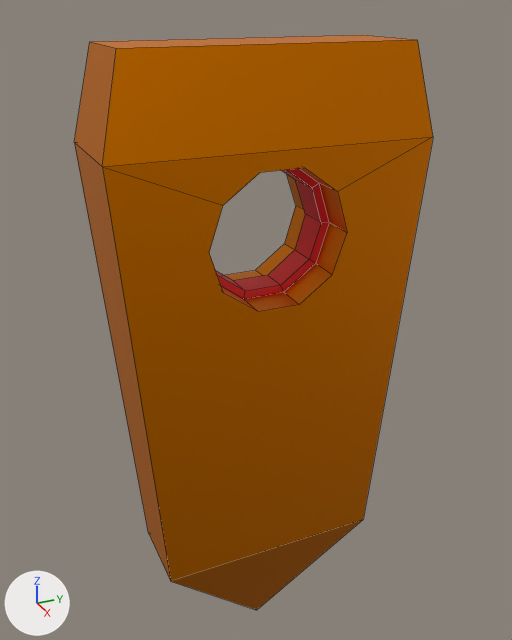
An edit to the Blender file Unity/Astral Codex/Assets/stationv2.blend, drawn before and after from the same camera.
The view is the same before and after, from a 50 mm lens placed at (-2.55, -4.09, 0.03), pointed at (-11.94, 0.14, -4.66). The axes (+X, +Y, +Z) are drawn at lower left. The lights are the same throughout. Mesh edges are drawn as thin lines. The same objects are shown in both versions, whatever each file hides.

Names of what the first picture shows: 'Monolith'.
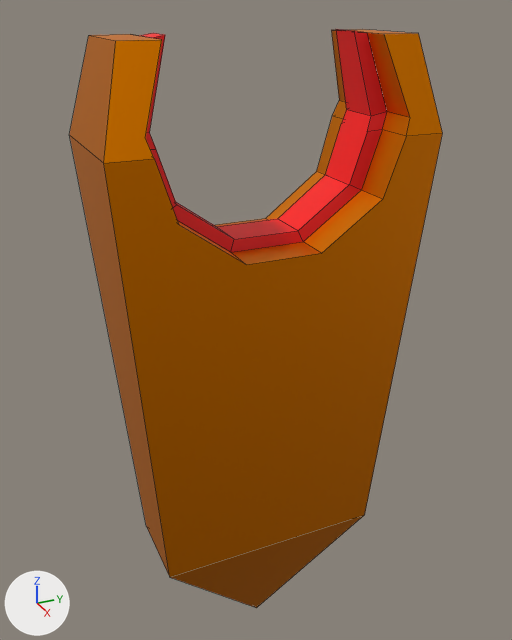
The edits, one by one:
Mesh me_cube_004 is new.
It has 73 vertices, 63 faces and spans x -1.0..1.0, y -2.36..2.36, z -5.59..4.48.
Faces by material slot: [27, 36].
It uses material mat_red_light (red #ff0805).
It uses material mat_metal (orange #ff8e00).
Object 'Monolith' (ob_monolith) now shows me_cube_004 instead of me_cube_005.
Object 'Monolith' (ob_monolith) moves from (-11.6, 0.0, -4.94) to (-11.6, 0.0, -4.87).

Changed parts and their boxes [x1, y1, x2, y2] in the pictures (512 x 640 px):
'Monolith', reshaped, moved
    before: [74, 35, 433, 610]
    after: [69, 29, 442, 608]
